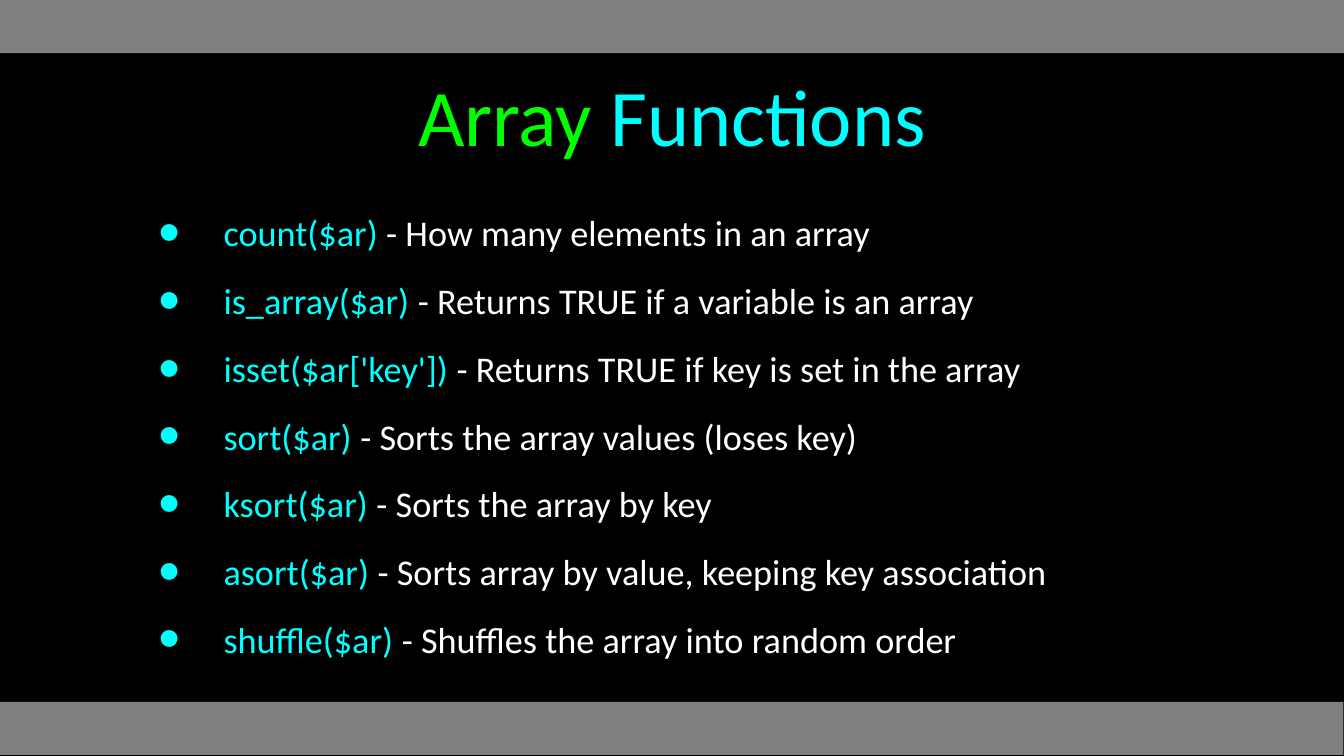
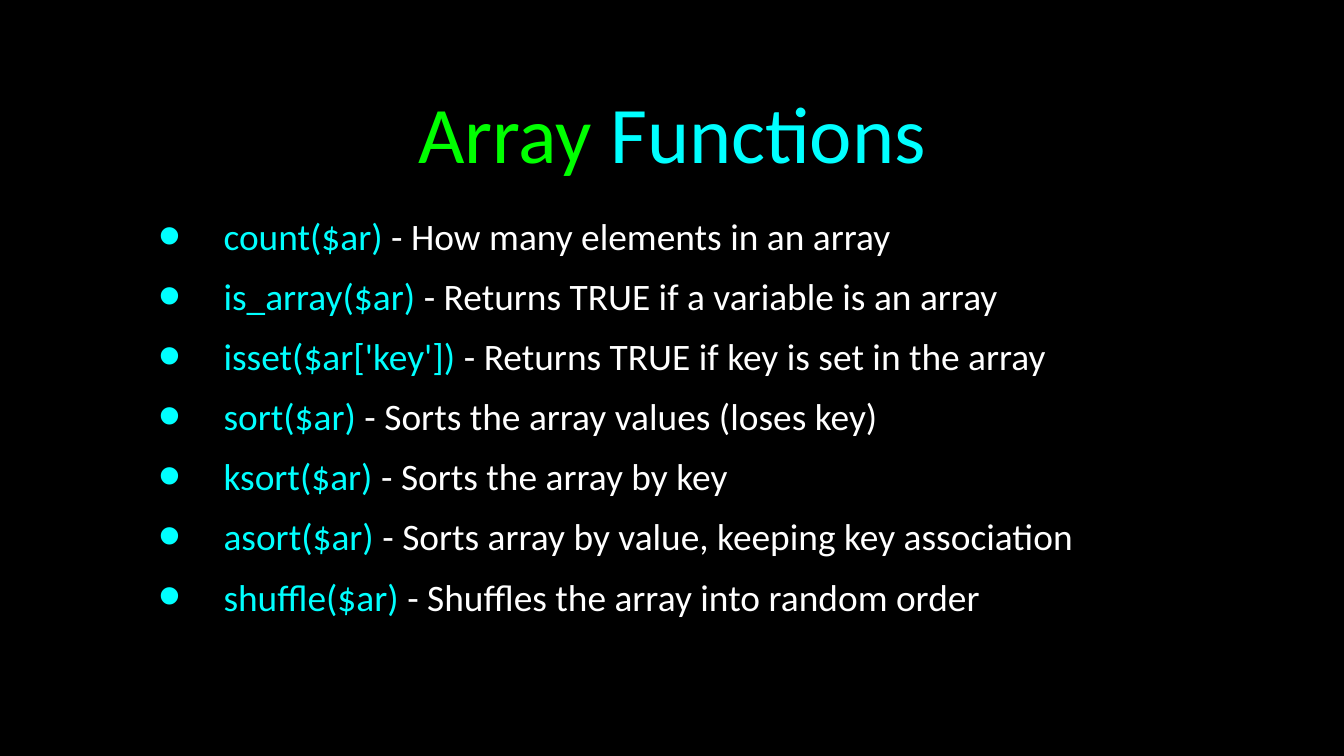
Before and after one commit to csev/wa4e, a slide deck: slide 13 of lectures/PHP-04-Arrays.ppt. Drawn at 1344x756 pixels with LibreOffice and Linux fonts; fonts in the diff are those of the drawing. Boxes give left, top, right and bottom in pixels: in the first picture for what was removed or moved away, otherwise in the second. Text is boxed around its words. In the diff, an @@ line names an element or a change of style, - is before the commit and + after.

```diff
--- a/lectures/PHP-04-Arrays.ppt
+++ b/lectures/PHP-04-Arrays.ppt
@@ rectangle removed at (x1=0, y1=0, x2=1344, y2=54) @@
@@ title "Array Functions" moved from (x1=418, y1=90, x2=926, y2=159) to (x1=418, y1=107, x2=926, y2=176) @@
@@ text "count($ar) - How many elements ..." at (x1=224, y1=223, x2=1073, y2=617): size 19.4 to 20 pt; line spacing 1 to 0.8; vertical alignment middle to top @@
@@ rectangle at (x1=0, y1=702, x2=1344, y2=755): fill #808080 to #000000 @@
```
Also in this commit, not shown: 28 other slides changed, 1 other file.
